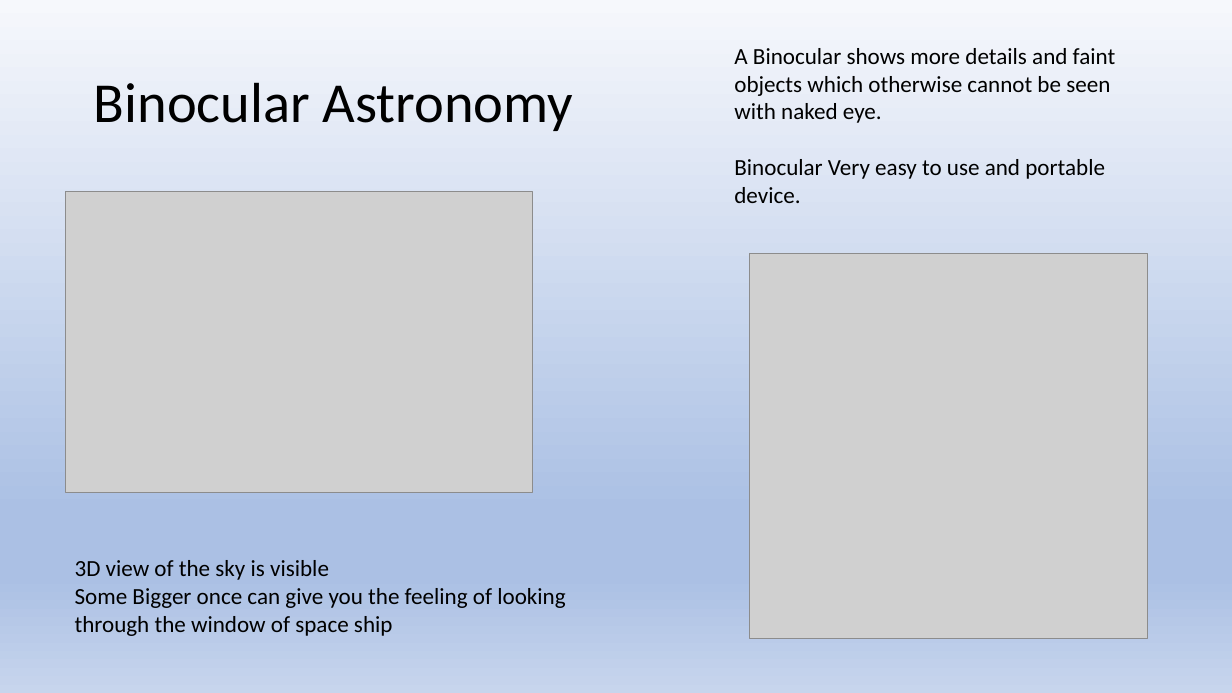
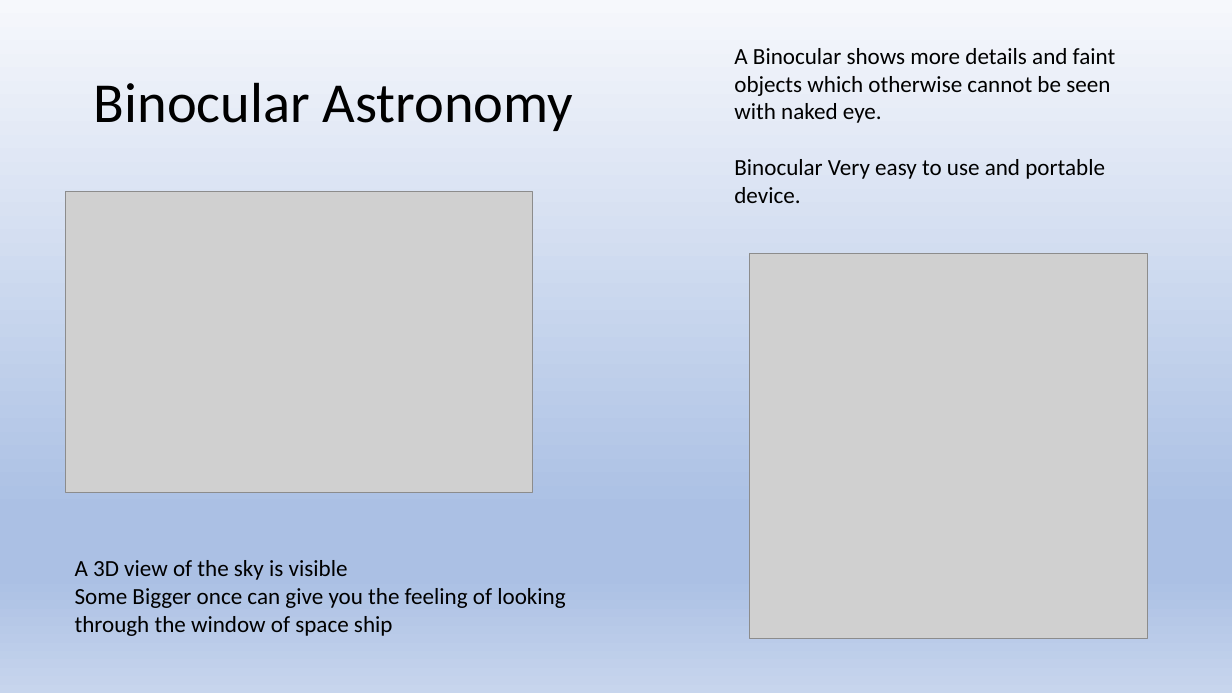
Before and after one commit to girishsukukumar/General, a slide deck: slide 16 of astronomy-kids.pptx (slide 14 before the commit). Drawn at 1232x693 pixels with LibreOffice and Linux fonts; fonts in the diff are those of the drawing; grey boxes stand for pictures. Boxes give left, top, right and bottom in pixels: in the first picture for what was removed or moved away, otherwise in the second. Text is boxed around its words. In the diff, an @@ line names an element or a change of style, - is before the commit and + after.

```diff
--- a/astronomy-kids.pptx
+++ b/astronomy-kids.pptx
@@ text at <box>75,560,348,580</box>: text changed @@
-3D view of the sky is visible
+A 3D view of the sky is visible
```
Also in this commit, not shown: 9 other slides changed, 15 slides added, 3 slides removed.
